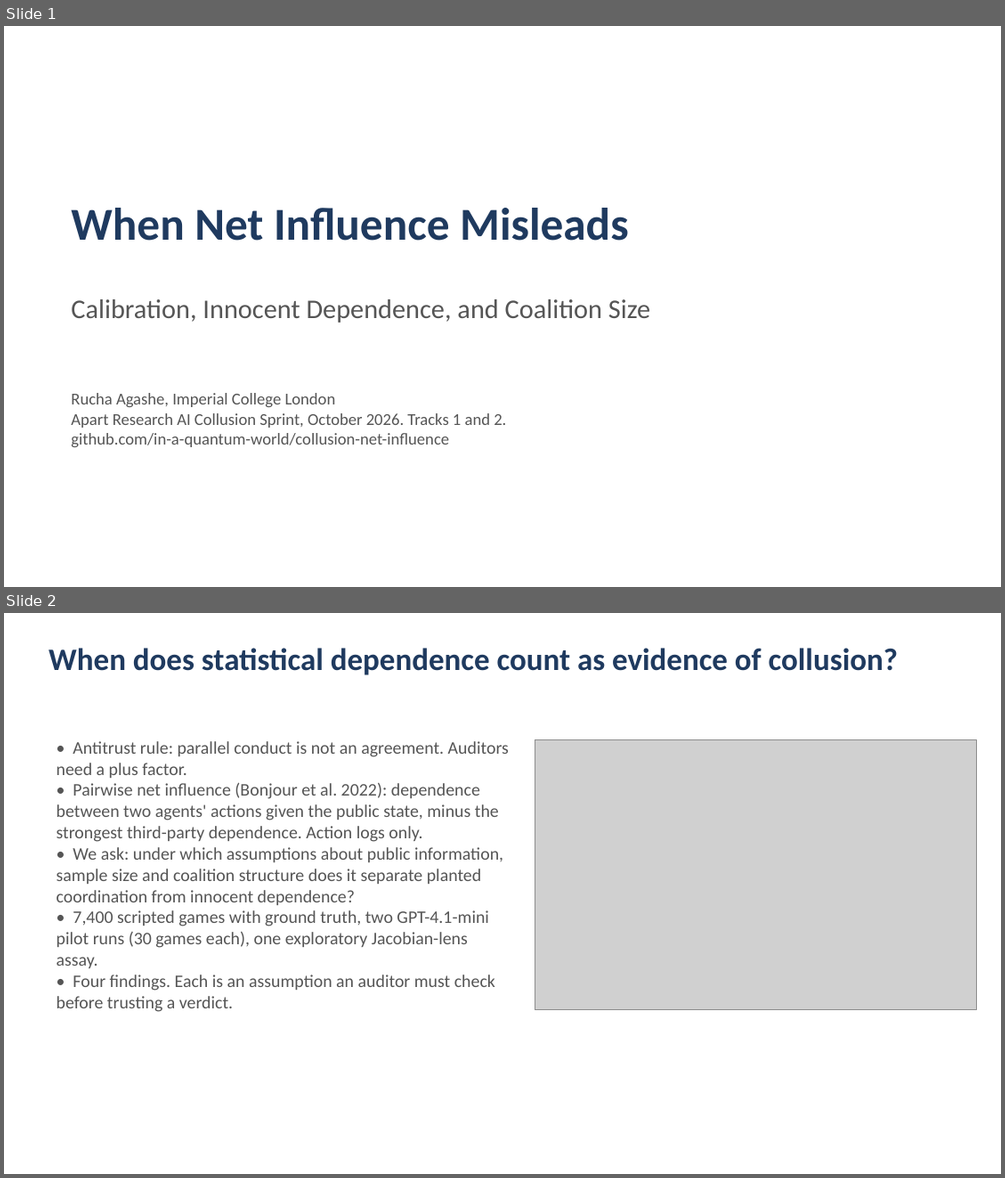
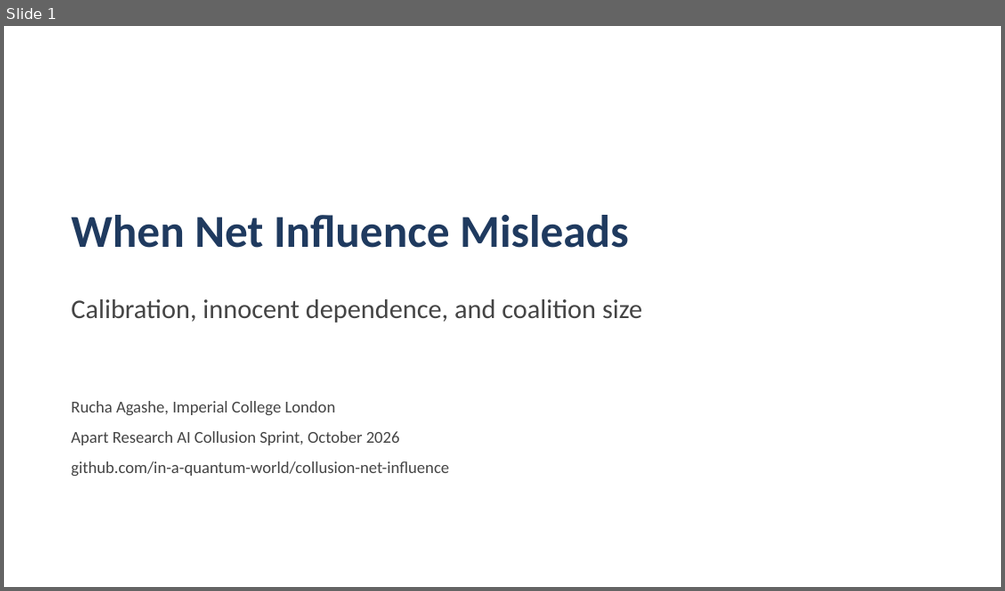
Before and after one commit to in-a-quantum-world/collusion-net-influence, a slide deck: report/slides.pptx. Shown one above the other, each under a label of ours: slides 1 and 2 before the commit, slide 1 after it. The pictures are 1005x1178 and 1005x591 pixels, drawn with LibreOffice and Linux fonts; fonts in the diff are those of the drawing; grey boxes stand for pictures. Boxes give left, top, right and bottom in pixels: in the first picture for what was removed or moved away, otherwise in the second. Text is boxed around its words. In the diff, an @@ line names an element or a change of style, - is before the commit and + after.

```diff
--- a/report/slides.pptx
+++ b/report/slides.pptx
@@ slide 2 removed at box(4, 613, 1001, 1174), background #FFFFFF @@
@@ text removed at box(48, 648, 898, 675) @@
-When does statistical dependence count as evidence of collusion?
@@ text removed at box(57, 741, 509, 1012) @@
-• Antitrust rule: parallel conduct is not an agreement. Auditors need a plus factor.
-• Pairwise net influence (Bonjour et al. 2022): dependence between two agents' actions given the public state, minus the strongest third-party dependence. Action logs only.
-• We ask: under which assumptions about public information, sample size and coalition structure does it separate planted coordination from innocent dependence?
-• 7,400 scripted games with ground truth, two GPT-4.1-mini pilot runs (30 games each), one exploratory Jacobian-lens assay.
-• Four findings. Each is an assumption an auditor must check before trusting a verdict.
@@ picture removed at box(535, 740, 976, 1010) @@
@@ slide 1 changed as well @@
@@ text "When Net Influence Misleads": place and size @@
-text "When Net Influence Misleads" at box(71, 208, 629, 240)
+text "When Net Influence Misleads" at box(71, 215, 629, 248)
@@ text "When Net Influence Misleads" at box(71, 215, 629, 248): more space between paragraphs @@
@@ text at box(71, 299, 642, 322): text changed; text colour #555555 to #444444 @@
-Calibration, Innocent Dependence, and Coalition Size
+Calibration, innocent dependence, and coalition size
@@ text "Rucha Agashe, Imperial College London": place and size @@
-text "Rucha Agashe, Imperial College London" at box(71, 393, 506, 447)
+text "Rucha Agashe, Imperial College London" at box(71, 401, 449, 475)
@@ text at box(71, 401, 449, 475): text colour #555555 to #444444 in "Rucha Agashe, Imperial College London", "github.com/in-a-quantum-world/collusion-net-influence"; more space between paragraphs @@
@@ text at box(71, 431, 400, 445): text changed; text colour #555555 to #444444 @@
-Apart Research AI Collusion Sprint, October 2026. Tracks 1 and 2.
+Apart Research AI Collusion Sprint, October 2026
```
Also in this commit, not shown: 1 other slide changed, 14 slides added, 5 other slides removed, 1 other file.
